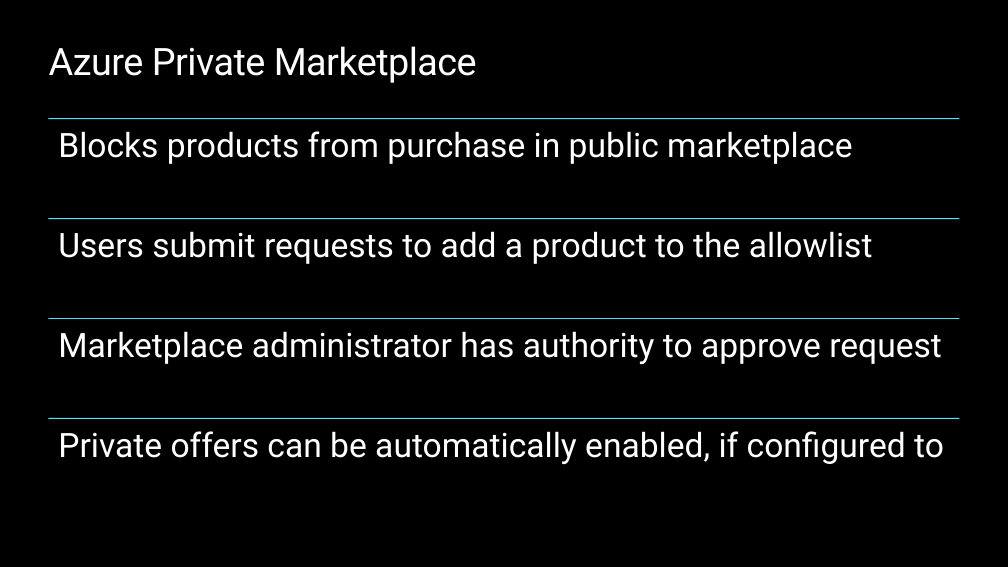
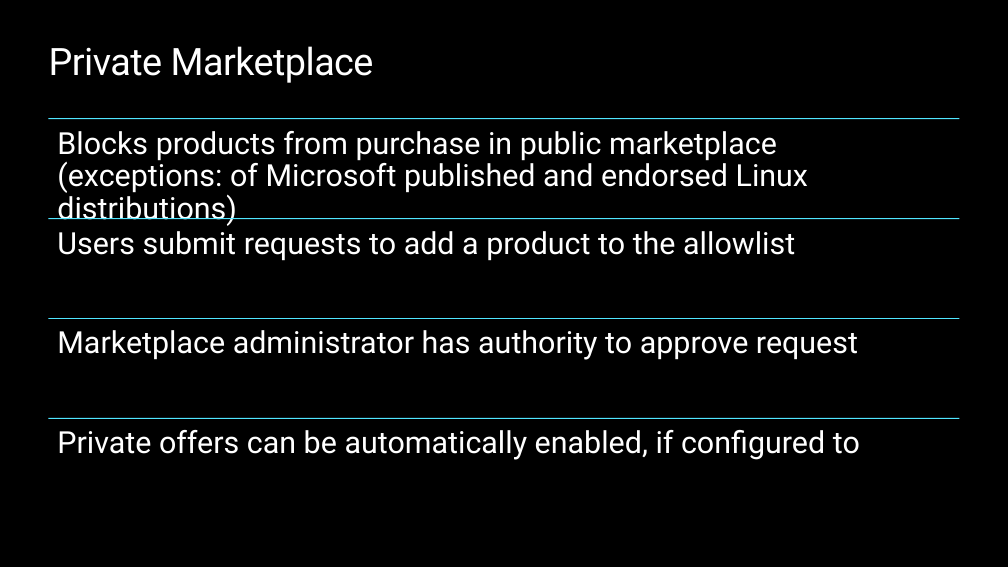
Before and after one commit to opsgility/marketplace, a slide deck: slide 18 of azure-marketplace-workshop/Day 2 - Skilling Deck for Microsoft Marketplace.pptx. Drawn at 1008x567 pixels with LibreOffice and Linux fonts; fonts in the diff are those of the drawing; background and template pictures are left out. Boxes give left, top, right and bottom in pixels: in the first picture for what was removed or moved away, otherwise in the second. Text is boxed around its words. In the diff, an @@ line names an element or a change of style, - is before the commit and + after.

Commit message:
PPT Files updated based on Microsoft SME feedback.

```diff
--- a/azure-marketplace-workshop/Day 2 - Skilling Deck for Microsoft Marketplace.pptx
+++ b/azure-marketplace-workshop/Day 2 - Skilling Deck for Microsoft Marketplace.pptx
@@ title at bbox=[49, 46, 374, 83]: text changed @@
-Azure Private Marketplace
+Private Marketplace
@@ text at bbox=[57, 131, 808, 226]: text changed; size 32 to 29 pt @@
-Blocks products from purchase in public marketplace
+Blocks products from purchase in public marketplace (exceptions: of Microsoft published and endorsed Linux distributions)
@@ size 32 to 29 pt; less space between paragraphs in 3 elements at bbox=[57, 231, 795, 261], bbox=[57, 330, 858, 360], bbox=[57, 430, 860, 460] @@
```
Also in this commit, not shown: 7 other slides changed, 1 other file.
